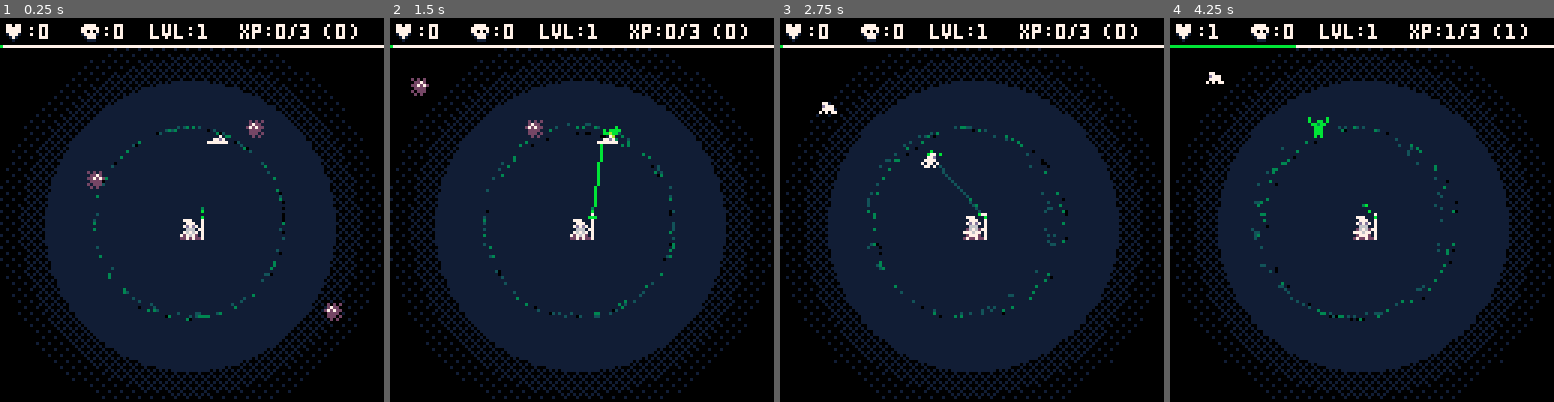
Above: before the commit, frames 1-4 (left to right).
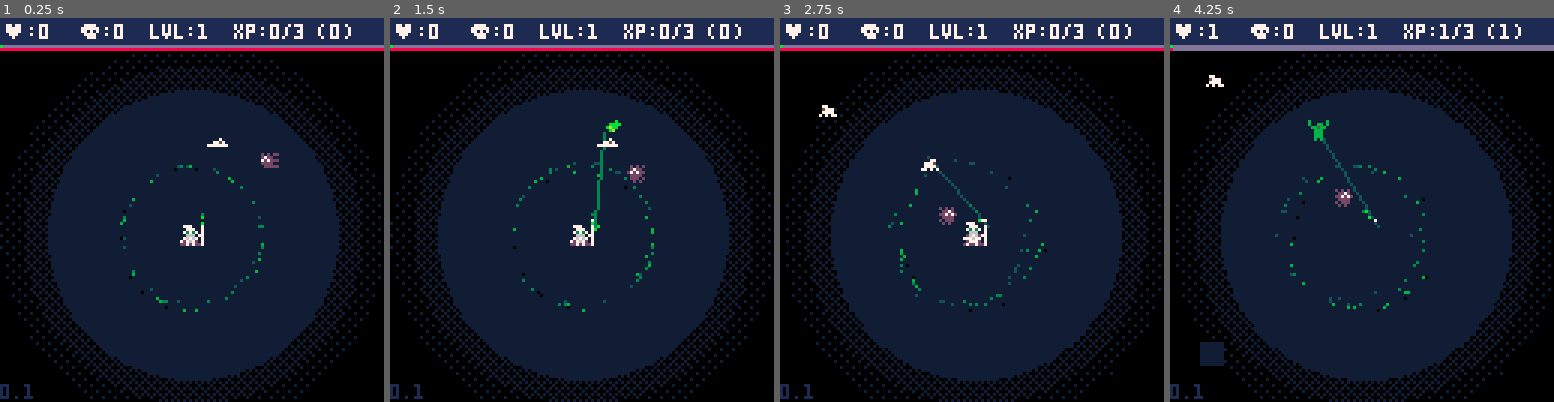
Above: after the commit, the same moments.

Repository: manyweare/heals-p8
Game: PICO-8 cartridge healers.p8
Two runs of this game, one before a commit and one after it. Both use one fixed random seed, a clock stepped at 60 frames per second and the inputs below.
Inputs:
- Up to frame 1 (0.25 s): no input
- Up to frame 2 (1.5 s): tap X (X key) at 0.33, 1.07 s; tap O (Z key) at 0.7 s
- Up to frame 3 (2.75 s): hold Right 1.6-2.1 s; tap O (Z key) at 1.7, 2.1, 2.5 s; tap X (X key) at 1.85 s; hold Up 2.15-2.42 s; hold Right from 2.47 s (still down)
- Up to frame 4 (4.25 s): tap O (Z key) every 0.4 s from 2.9 to 4.1 s; tap X (X key) at 2.97, 4.08 s; release Right at 3.03 s; hold Left 3.08-3.58 s; hold Down 3.63-3.97 s; hold Right from 4.02 s (still down)

The runs differ from the first frame. In frame 1, 14% of the frame differs, in the area x 0-100%, y 0-100%; in frame 2, 14%; in frame 3, 14%; in frame 4, 14%.

Commit message:
Added lvl scaling, more sfx, updated enemy
TODO: xp and hp bars are broken

Diff:
--- a/cam.lua
+++ b/cam.lua
@@ -4,13 +4,26 @@
         x = 0,
         y = 0
     }
+    shake = 0
+    shk = { x = 0, y = 0 }
 end
 
 function update_cam()
-    cam.x = flr(p.x + (p.w / 2) - 63)
-    cam.y = flr(p.y - (p.h / 2) - 63)
+    cam.x = flr(p.x + (p.w / 2) - 64) - shk.x
+    cam.y = flr(p.y - (p.h / 2) - 64) - shk.y
+    u_shake()
 end
 
 function draw_cam()
     camera(cam.x, cam.y)
 end
+
+function add_shake(n)
+    shake = n
+end
+
+function u_shake()
+    shake = max(shake - 1, 0)
+    shk.x = (rnd(2) - 1) * shake * 0.5
+    shk.y = (rnd(2) - 1) * shake * 0.5
+end
--- a/coll.lua
+++ b/coll.lua
@@ -1,4 +1,11 @@
---collision functions
+--collision
+
+function rect_rect_collision(r1, r2)
+    return r1.x < r2.x + r2.w and
+        r1.x + r1.w > r2.x and
+        r1.y < r2.y + r2.h and
+        r1.y + r1.h > r2.y
+end
 
 --this function takes an object
 --and a speed in the x and y
--- a/enemies.lua
+++ b/enemies.lua
@@ -1,17 +1,62 @@
+--enemies
+
 function s_enemies()
 	enemies = {}
-	spawn_enemies(3)
+	spawn_enemies(1)
+end
+
+function spawn_enemies(i)
+	for i = 1, i do
+		e = {
+			x = flr(rnd(120)),
+			y = flr(rnd(120)),
+			h = 8,
+			w = 8,
+			dx = 0,
+			dy = 0,
+			ss = { 64, 65, 66, 67 }, --spritesheet
+			spr = 64, --current sprite
+			hp = 10,
+			dmg = 1,
+			spd = .25,
+			attspd = 15,
+			attframe = 1,
+			animspd = 30,
+			frame = 1, --current frame
+			flip = false, --flip sprite
+			col = {},
+			col_offsets = {},
+			att_sfx = 5,
+		}
+		--collision rect offsets relative to e
+		e.col_offset = {
+			x = 1,
+			y = 1,
+			h = -3,
+			w = -2
+		}
+		--collision rect
+		e.col = {
+			x = e.x + e.col_offset.x,
+			y = e.y + e.col_offset.y,
+			h = e.h + e.col_offset.h,
+			w = e.w + e.col_offset.w
+		}
+		add(enemies, e)
+	end
 end
 
 function u_enemies()
 	for e in all(enemies) do
-		e.frame += 1
+		u_col(e)
 		move_to_plr(e)
-		if e.frame > e.attspd - e.attspd / 3 then
-			e.spr = e.ss[2]
-			if (e.frame == e.attspd) e.frame = 0
+		e.flip = flip_spr(e)
+		if rect_rect_collision(e.col, p.col) then
+			e.frame = 0
+			e_attack(e)
 		else
-			e.spr = e.ss[1]
+			e.attframe = 0
+			e_anim(e)
 		end
 	end
 end
@@ -22,20 +67,38 @@
 	end
 end
 
-function spawn_enemies(i)
-	for i = 1, i do
-		e = {
-			x = flr(rnd(120)),
-			y = flr(rnd(120)) + hud.h,
-			ss = { 64, 65 },
-			spr = 64,
-			hp = 10,
-			att = 1,
-			spd = 1,
-			attspd = 30,
-			frame = 1,
-			flip = rnd() < .5
-		}
-		add(enemies, e)
+function e_anim(e)
+	if e.frame < e.animspd / 2 then
+		e.spr = e.ss[2]
+	elseif e.frame == e.animspd then
+		e.frame = 0
+	else
+		e.spr = e.ss[1]
 	end
+	e.frame += 1
+	--TODO: only anim if moving
+	-- if is_moving(e) then
+	-- 	if e.frame > e.animspd then
+	-- 		e.spr = e.ss[2]
+	-- 		if (e.frame == e.animspd) e.frame = 0
+	-- 	else
+	-- 		e.spr = e.ss[1]
+	-- 	end
+	-- end
 end
+
+function e_attack(e)
+	if e.attframe < e.attspd / 2 then
+		if (e.attframe == 1) then
+			-- sfx(-1, 2)
+			sfx(e.att_sfx, 2)
+			p_take_damage(e.dmg, true)
+		end
+		e.spr = e.ss[3]
+	elseif e.attframe == e.attspd then
+		e.attframe = 0
+	else
+		e.spr = e.ss[4]
+	end
+	e.attframe += 1
+end
--- a/entities.lua
+++ b/entities.lua
@@ -101,7 +101,7 @@
 
 function anim_healed(e)
 	if e.frame == 1 then
-		healed += 1
+		hud.healed += 1
 		addxp(1)
 		sfx(sfxt.healed)
 	end
--- a/fx.lua
+++ b/fx.lua
@@ -87,7 +87,7 @@
 	local emit = rnd() < .5
 	if emit then
 		add_fx(
-			x + 1,
+			x - 1,
 			y,
 			4 + rnd(4),
 			0,
@@ -99,16 +99,41 @@
 end
 
 function aoe_fx(x, y, r, clrs)
-	for i = 0, 20 do
+	-- TODO: radiating waves
+	-- for i = 0, 2 do
+	-- 	local pt = rand_in_circle(x, y, r / 3)
+	-- 	add_fx(
+	-- 		pt.x,
+	-- 		pt.y + 2,
+	-- 		4 + rnd(2),
+	-- 		0,
+	-- 		-.3,
+	-- 		1,
+	-- 		clrs
+	-- 	)
+	-- end
+	-- for i = 0, 4 do
+	-- 	local pt = rand_in_circle(x, y, 2 * r / 3)
+	-- 	add_fx(
+	-- 		pt.x,
+	-- 		pt.y + 2,
+	-- 		6 + rnd(2),
+	-- 		0,
+	-- 		-.3,
+	-- 		1,
+	-- 		clrs
+	-- 	)
+	-- end
+	for i = 0, 6 do
 		local pt = rand_in_circle(x, y, r)
 		add_fx(
 			pt.x,
-			pt.y,
+			pt.y + 2,
 			6 + rnd(4),
 			0,
 			-.3,
 			1,
-			{ 3, 15, 2 }
+			clrs
 		)
 	end
 	-- aoe_fx_fill(x, y, r, clrs)
--- a/healers.p8
+++ b/healers.p8
@@ -1,7 +1,9 @@
 pico-8 cartridge // http://www.pico-8.com
 version 43
 __lua__
+--includes
 #include main.lua
+#include tools.lua
 #include coll.lua
 #include map.lua
 #include player.lua
@@ -51,18 +53,8 @@
 
 
 
-…(10 lines of a section not shown)…
 __gff__
-0000000100000000000000000000000000000000000000000000000000000000010000000000000000000000000000000303000000000000000000000000000000000000000000000000000000000000000000000000000000000000000000000000000000000000000000000000000000000000000000000000000000000000
+0000000100000000000000000000000002020202000000000000000000000000010202020202000000000000000000000303000000000000000000000000000006060606000000000000000000000000000000000000000000000000000000000000000000000000000000000000000000000000000000000000000000000000
 0000000000000000000000000000000000000000000000000000000000000000000000000000000000000000000000000000000000000000000000000000000000000000000000000000000000000000000000000000000000000000000000000000000000000000000000000000000000000000000000000000000000000000
 __map__
 0202020202020202020202020202020202020202020202020000000000000000000000000000000000000000000000000000000000000000000000000000000000000000000000000000000000000000000000000000000000000000000000000000000000000000000000000000000000000000000000000000000000000000
--- a/heals.lua
+++ b/heals.lua
@@ -7,16 +7,16 @@
 		spd = 1,
 		range = 48,
 		tmr = 0,
-		clrs = { 9, 11, -1 },
+		clrs = { 11, 3, 15 },
 		chains = 3
 	}
 	aoe = {
 		pwr = .25,
 		freq = 10,
 		spd = 1,
-		range = 32,
+		range = 24,
 		tmr = 0,
-		clrs = { 9, 11, -1 }
+		clrs = { 10, 3, 15 }
 	}
 	timers = {
 		beam.tmr,
@@ -99,8 +99,8 @@
 function fire_heal(h)
 	add(heals, h)
 	heal_entity(h.tgt, h.pwr)
-	heal_fx(h.tx, h.ty + 3, hclr, 3)
-	sfx(sfxt.heal)
+	heal_fx(h.tx, h.ty, hclr, 3)
+	if (h.type != "aoe") sfx(sfxt.heal)
 end
 
 function heal_entity(e, hpwr)
--- a/hud.lua
+++ b/hud.lua
@@ -1,4 +1,5 @@
 -- hud
+
 function setup_hud()
 	hud = {
 		dead = 0,
@@ -7,24 +8,23 @@
 		spr = { 5, 6 },
 		x = 0,
 		y = 0,
-		h = 9
+		h = 8,
+		w = 127
 	}
 end
 
 function update_hud()
 	hud.x = cam.x
 	hud.y = cam.y
-	hud.dead = dead
-	hud.healed = healed
-	hud.xpw = 125
-	hud.xp = flr((p.curxp / xpmax) * hud.xpw)
+	-- hud.dead = dead
+	-- hud.healed = healed
+	hud.xp = flr(p.curxp / xpmax) * hud.w
+	hud.hp = flr(p.hp / p.hpmax) * hud.w
 end
 
 function draw_hud()
 	-- bg
-	rectfill(hud.x, hud.y, hud.x + 127, hud.y + hud.h, 0)
-	line(hud.x, hud.y + hud.h, hud.x + 127, hud.y + hud.h, 7)
-	d_xp_bar()
+	rectfill(hud.x, hud.y, hud.x + hud.w, hud.y + hud.h, 1)
 	-- healed
 	spr(hud.spr[2], hud.x, hud.y + 0)
 	print(":" .. tostr(hud.healed), hud.x + 9, hud.y + 2, 7)
@@ -35,11 +35,20 @@
 	-- rect(hud.x, hud.y, hud.x + 127, hud.y + 127, 1)
 	-- text
 	print("lvl:" .. tostr(p.lvl), hud.x + 50, hud.y + 2, 7)
-	print("xp:" .. tostr(p.curxp) .. "/" .. tostr(xpmax) .. " (" .. tostr(p.totalxp) .. ")", hud.x + 80, hud.y + 2, 7)
+	print("xp:" .. tostr(p.curxp) .. "/" .. tostr(xpmax) .. " (" .. tostr(p.totalxp) .. ")", hud.x + 78, hud.y + 2, 7)
+	d_xp_bar()
+	d_hp_bar()
+	print(version, hud.x, hud.y + 122, 1)
 end
 
+--TODO: fix bars
+
 function d_xp_bar()
-	-- rectfill(hud.x + 1, hud.y + 1, hud.x + 1 + hud.xpw, hud.y + hud.h - 1, 15)
-	line(hud.x, hud.y + hud.h, hud.x + hud.xp, hud.y + hud.h, 11)
-	-- rrect(hud.x + 76, hud.y + 2, hud.xpw, 5, 1, 7)
+	line(hud.x, hud.y + hud.h + 1, hud.x + hud.w, hud.y + hud.h + 1, 13)
+	line(hud.x, hud.y + hud.h + 1, hud.x + hud.xp, hud.y + hud.h + 1, 11)
 end
+
+function d_hp_bar()
+	line(hud.x, hud.y + hud.h + 2, hud.x + hud.w, hud.y + hud.h + 2, 13)
+	line(hud.x, hud.y + hud.h + 2, hud.x + hud.hp, hud.y + hud.h + 2, 8)
+end
--- a/main.lua
+++ b/main.lua
@@ -1,9 +1,13 @@
 -- main
 function _init()
+	version = "0.1"
 	pi = 3.14
 	-- color pal
 	poke(0x5f2e, 1)
 	pal({ [0] = 0, 1, 129, 3, 133, 5, 6, 7, 8, 138, 139, 11, 141, 13, 130, 131 }, 1)
+	--switch to a more NES palette
+	--this isn't it but better than the above
+	-- pal({ [0] = 0, 1, 129, 3, 133, 5, 6, 7, 8, 9, 135, 141, 12, 142, 11, 138 }, 1)
 	-- manager
 	healed = 0
 	dead = 0
@@ -69,9 +73,12 @@
 end
 
 function lvlup()
-	xpmax = flr(xpmax * 1.5)
+	--log leveling scaling
+	--value = steepness * log_b(level + 1) + offset
 	p.lvl += 1
 	lvlanim = 1
+	xpmax = flr(xpmax * 1.5)
+	aoe.range = flr(10 * log10(p.lvl + 1) + 24)
 	sfx(-1)
 	sfx(sfxt.lvlup)
 end
@@ -84,59 +91,3 @@
 		if (lvlanim > 60) lvlanim = 0
 	end
 end
-
--- utils
-function log(text)
-	printh(text, "log", true)
-end
-
--- function angle_move(x, y, targetx, targety, speed)
--- 	local a = atan2(x - targetx, y - targety)
--- 	return { x = -speed * cos(a), y = -speed * sin(a) }
--- end
-
-function move_to_plr(e)
-	local a = atan2(e.x - 63, e.y - 63)
-	e.x -= sin(a) * -e.spd
-	e.y -= cos(a) * -e.spd
-end
-
-function approx_dist(x1, y1, x2, y2)
-	local dx = abs(x2 - x1)
-	local dy = abs(y2 - y1)
-	local maskx, masky = dx >> 31, dy >> 31
-	local a0, b0 = (dx + maskx) ^^ maskx, (dy + masky) ^^ masky
-	if a0 > b0 then
-		return a0 * 0.9609 + b0 * 0.3984
-	end
-	return b0 * 0.9609 + a0 * 0.3984
-end
-
-function is_empty(t)
-	for _, _ in pairs(t) do
-		return false
-	end
-	return true
-end
-
-function ease_out_quad(t, b, c, d)
-	t = t / d
-	return -c * t * (t - 2) + b
-end
-
---adapted from aioobe via stackoverflow
-function rand_in_circle(x, y, r)
-	local n = r * sqrt(rnd())
-	local theta = rnd() * 2 * pi
-	local rx = x + r * cos(theta)
-	local ry = y + r * sin(theta)
-	return { x = rx, y = ry }
-end
-
-function rand_in_circlefill(x, y, r)
-	local t = {}
-	for i = 1, r do
-		add(t, rand_in_circle(x, y, r))
-	end
-	return t
-end
--- a/map.lua
+++ b/map.lua
@@ -3,7 +3,8 @@
     flags = {
         wall = 0,
         entity = 1,
-        pickup = 2
+        pickup = 2,
+        enemy = 3
     }
     w = 128
     h = 128
--- a/player.lua
+++ b/player.lua
@@ -10,13 +10,17 @@
 		lvl = 1,
 		curxp = 0,
 		totalxp = 0,
+		inv_f = 30, --invulnerability frames
+		inv_c = 0, --inv count
+		hp = 100,
+		hpmax = 100,
+		regen = .1,
 		x = 60,
 		y = 60,
-		-- destination
 		dx = 0,
 		dy = 0,
-		w = 6,
-		h = 6,
+		w = 8,
+		h = 8,
 		xspd = 1,
 		yspd = 1,
 		a = 1,
@@ -26,14 +30,34 @@
 		f = 0,
 		animspd = 3,
 		flipx = false,
-		flipy = false
+		flipy = false,
+		col = {},
+		col_offset = {}
+	}
+	--player collision rect offsets
+	p.col_offset = {
+		x = 1,
+		y = 2,
+		h = -2,
+		w = -3
+	}
+	--collision rect
+	p.col = {
+		x = p.x + p.col_offset.x,
+		y = p.y + p.col_offset.y,
+		h = p.h + p.col_offset.h,
+		w = p.w + p.col_offset.w
 	}
 	-- trail fx colors
 	tclrs = { 7, 11, -13 }
 end
 
 function draw_player()
-	spr(p.spr, p.x, p.y, 1, 1, p.flipx, p.flipy)
+	if not (p.inv_c / 2 % 2 < 1) then
+		spr(0, p.x, p.y, 1, 1, p.flipx, p.flipy)
+	else
+		spr(p.spr, p.x, p.y, 1, 1, p.flipx, p.flipy)
+	end
 end
 
 function draw_range()
@@ -48,10 +72,14 @@
 function update_player()
 	move_player()
 	anim_player()
+	--update player's collision rect coords
+	u_col(p)
+	--invulnerability counters
+    p.inv_c = max(p.inv_c - 1, 0)
 end
 
 function anim_player()
-	if is_moving() then
+	if is_moving(p) then
 		p.f += 1
 		p.flipx = p.dx < 0
 		if p.f == p.animspd then
@@ -145,7 +173,15 @@
 	if (abs(p.dy) < 0.02) p.dy = 0
 end
 
-function is_moving()
-	if ((p.dx != 0) or (p.dy != 0)) return true
-	return false
+--player take damage
+---d is dmg
+---i is boolean for iframes
+function p_take_damage(d, i)
+	add_shake(3)
+    local _d = d
+    if _d < ceil(d * 0.4) then
+        _d = ceil(d * 0.4)
+    end
+    p.hp = max(p.hp - max(1, d), 0)
+    if (i) p.inv_c = p.inv_f
 end
--- /dev/null
+++ b/tools.lua
@@ -0,0 +1,147 @@
+--tools
+
+function log_to_terminal(text)
+	printh(text, "log", true)
+end
+
+--count or reset
+function c_or_r(c, n)
+    if c > n then
+        return 0
+    else
+        return c + 1
+    end
+end
+
+function log10(n)
+	if (n <= 0) return nil
+	local f, t = 0, 0
+	while n < 0.5 do
+		n *= 2.71828
+		t -= 1
+	end
+	while n > 1.5 do
+		n /= 2.71828
+		t += 1
+	end
+
+	n -= 1
+	for i = 9, 1, -1 do
+		f = n * (1 / i - f)
+	end
+	t += f
+	-- to change base, change the
+	-- divisor below to ln(base)
+	return t / 2.30259
+end
+
+-- function angle_move(x, y, targetx, targety, speed)
+-- 	local a = atan2(x - targetx, y - targety)
+-- 	return { x = -speed * cos(a), y = -speed * sin(a) }
+-- end
+
+function is_moving(e)
+	if ((e.dx != 0) or (e.dy != 0)) return true
+	return false
+end
+
+function move_to_plr(e)
+	local a = get_dir(p.x - (p.w/2), p.y - (p.h/2), e.x, e.y)
+    local dx = cos(a)
+    local dy = sin(a)
+    if not rect_rect_collision(e.col, p.col) then
+        --update the direction vars to allow is_moving check
+        e.dx = dx
+        e.dy = dy
+	    e.x -= e.dx * e.spd
+	    e.y -= e.dy * e.spd
+    end
+end
+
+function flip_spr(e)
+    if (e.x < p.x) then
+        return false
+    else
+        return true
+    end
+end
+
+function u_col(e)
+    e.col.x = e.x + e.col_offset.x
+    e.col.y = e.y + e.col_offset.y
+end
+
+function col(a, b, r)
+    local x = abs(a.x - b.x)
+    if x > r then return false end
+    local y = abs(a.y - b.y)
+    if y > r then return false end
+    return (x * x + y * y) < r * r
+end
+
+function player_col(e)
+    if p.inv_c < 1 then
+        if col(p, e, 4) then
+            add_shake(8)
+            p_take_damage(e.dmg, true)
+            return true
+        end
+    end
+    return false
+end
+
+function reset_pos(e)
+    e.x, e.y = rpd(128, 32)
+end
+
+function get_dir(x1, y1, x2, y2)
+    return atan2(x2 - x1, y2 - y1)
+end
+
+function approx_dist(x1, y1, x2, y2)
+	local dx = abs(x2 - x1)
+	local dy = abs(y2 - y1)
+	local maskx, masky = dx >> 31, dy >> 31
+	local a0, b0 = (dx + maskx) ^^ maskx, (dy + masky) ^^ masky
+	if a0 > b0 then
+		return a0 * 0.9609 + b0 * 0.3984
+	end
+	return b0 * 0.9609 + a0 * 0.3984
+end
+
+function rpd(d, rd)
+    local _dir = rnd(1)
+    local _rad = d + flr(rnd(rd))
+    local x = 64 + cos(_dir) * _rad
+    local y = 64 + sin(_dir) * _rad
+    return unpack({ x, y })
+end
+
+function is_empty(t)
+	for _, _ in pairs(t) do
+		return false
+	end
+	return true
+end
+
+function ease_out_quad(t, b, c, d)
+	t = t / d
+	return -c * t * (t - 2) + b
+end
+
+--adapted from aioobe via stackoverflow
+function rand_in_circle(x, y, r)
+	local n = r * sqrt(rnd())
+	local theta = rnd() * 2 * pi
+	local rx = x + r * cos(theta)
+	local ry = y + r * sin(theta)
+	return { x = rx, y = ry }
+end
+
+function rand_in_circlefill(x, y, r)
+	local t = {}
+	for i = 1, r do
+		add(t, rand_in_circle(x, y, r))
+	end
+	return t
+end
Not shown, changed: 35 lines of the sprite sheet (__gfx__) section of healers.p8
Not shown, changed: the sound effects (__sfx__) section of healers.p8
